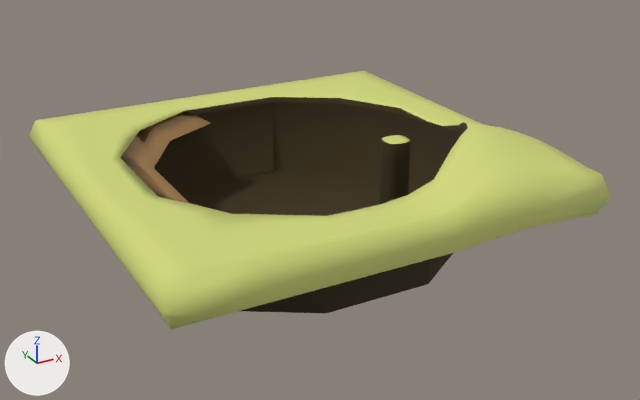
One commit to the glTF model src/mapa_nowa.glb: the scene before it, then after it.
Camera for both pictures: a camera (50 mm lens) standing at (-14.8, -28.0, 11.5) and looking at (0.0, -1.0, -2.0). Every picture has the same lights, and +X, +Y and +Z are marked at lower left. The picture after the commit comes second. Where no turn or scale is listed for an object, it has been applied to the vertices. Vertices at exactly the same position are counted once.

Objects in the first picture: 'grunt.001', 'wyspa'.
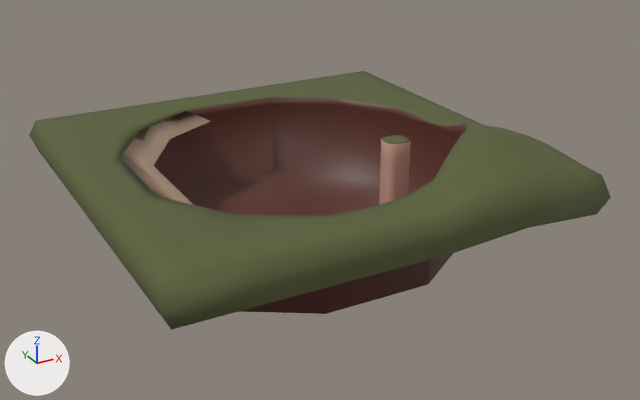
Boxes [x1, y1, x2, y2] around the edits, measured in the pictures (640 x 400 px; the box of a moved part takes in the faces that stretch with it):
'grunt.001', recoloured, surface changed, reshaped, moved: before [29, 71, 611, 329]; after [29, 71, 611, 330]
'wyspa', recoloured, surface changed (brown to beige): [379, 135, 411, 204] in both
part 1 of me_cube_002, recoloured (brown to beige): [379, 139, 411, 204] in both
part 2 of me_plane_002, moved or reshaped: before [120, 111, 211, 203]; after [121, 111, 211, 204]

The edits, one by one:
Material 'Material.004' (mat_material_004) changes colour from yellow #d1d97a to dark green #595f37; in linear values from (0.638, 0.694, 0.195) to (0.0999, 0.114, 0.0382).
In material 'Material.005' (mat_material_005), roughness goes from 1.0 to 0.5.
Material 'Material.005' (mat_material_005) changes colour from brown #3d3116 to dark red #5e342a; in linear values from (0.0467, 0.0307, 0.00802) to (0.111, 0.0341, 0.0227).
Material 'Material.030' (mat_material_030) changes colour from brown #95703d to brown #9b806b; in linear values from (0.301, 0.162, 0.0467) to (0.327, 0.216, 0.146).
Material 'Material.006' (mat_material_006) is new.
Its base color is (0.624, 0.352, 0.279) (beige #cfa090).
Its roughness is 1.0.
me_cube_002 has 218 vertices, 432 faces and spans x -0.51..0.51, y -0.48..0.48, z -1.51..1.42.
me_cube_002 is used by ob_wyspa; location (3.25, -1.2, -1.52).
me_cube_002 part 1: all 360 faces that had it switch from mat_material_005 (brown #3d3116) to mat_material_006 (beige #cfa090).
me_plane_002 has 392 vertices, 771 faces and spans x -8.0..8.2, y -8.1..8.1, z -1.1..3.7.
me_plane_002 is used by ob_grunt_001; location (-0.69, -0.15, -2.36).
Before the commit, vertices of me_plane_002: 73 (-1.1, 5.3, 1.9) at pixel (211, 123), 390 (-4.9, 1.6, 1.9) at pixel (153, 168), 391 (-3.3, 4.0, 1.9) at pixel (170, 140).
Part 2, on me_plane_002:
Vertices 73, 390, 391 of me_plane_002 move by (0.0, 0.0, 0.1).
Vertex 72 of me_plane_002 moves from (-4.9, -2.2, 1.9) at pixel (190, 204) to (-4.9, -2.5, 2.0) at pixel (194, 205).
Object 'grunt.001' (ob_grunt_001) moves from (-0.69, -0.15, -2.36) to (-0.69, -0.15, -2.37).
